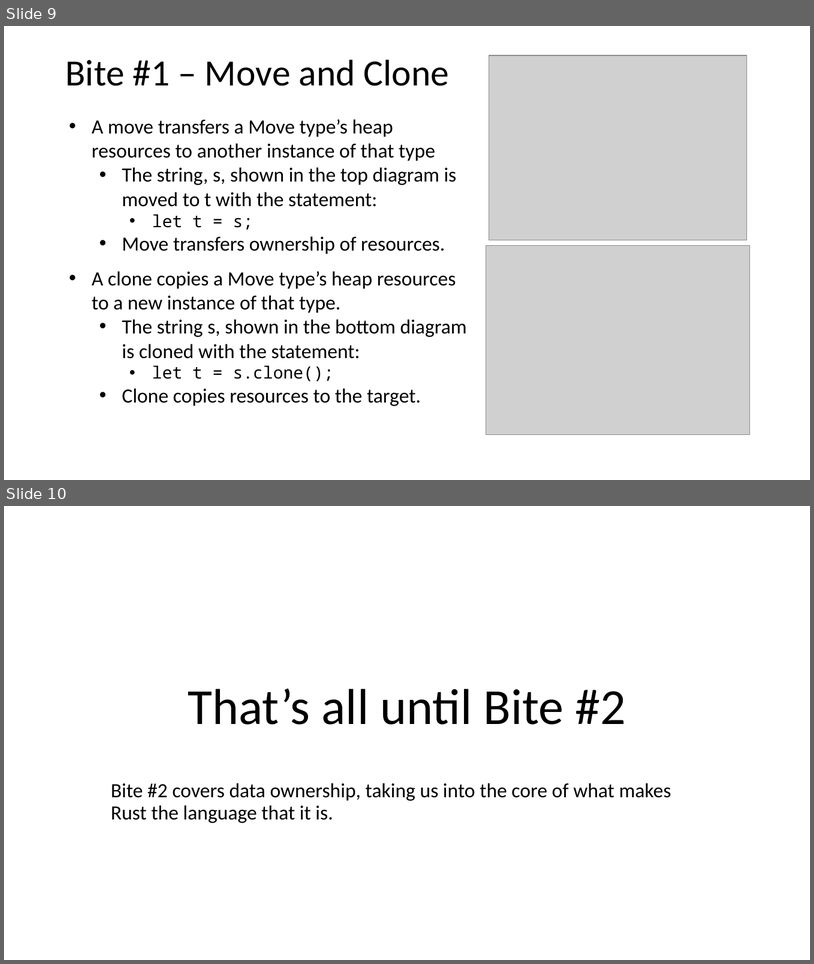
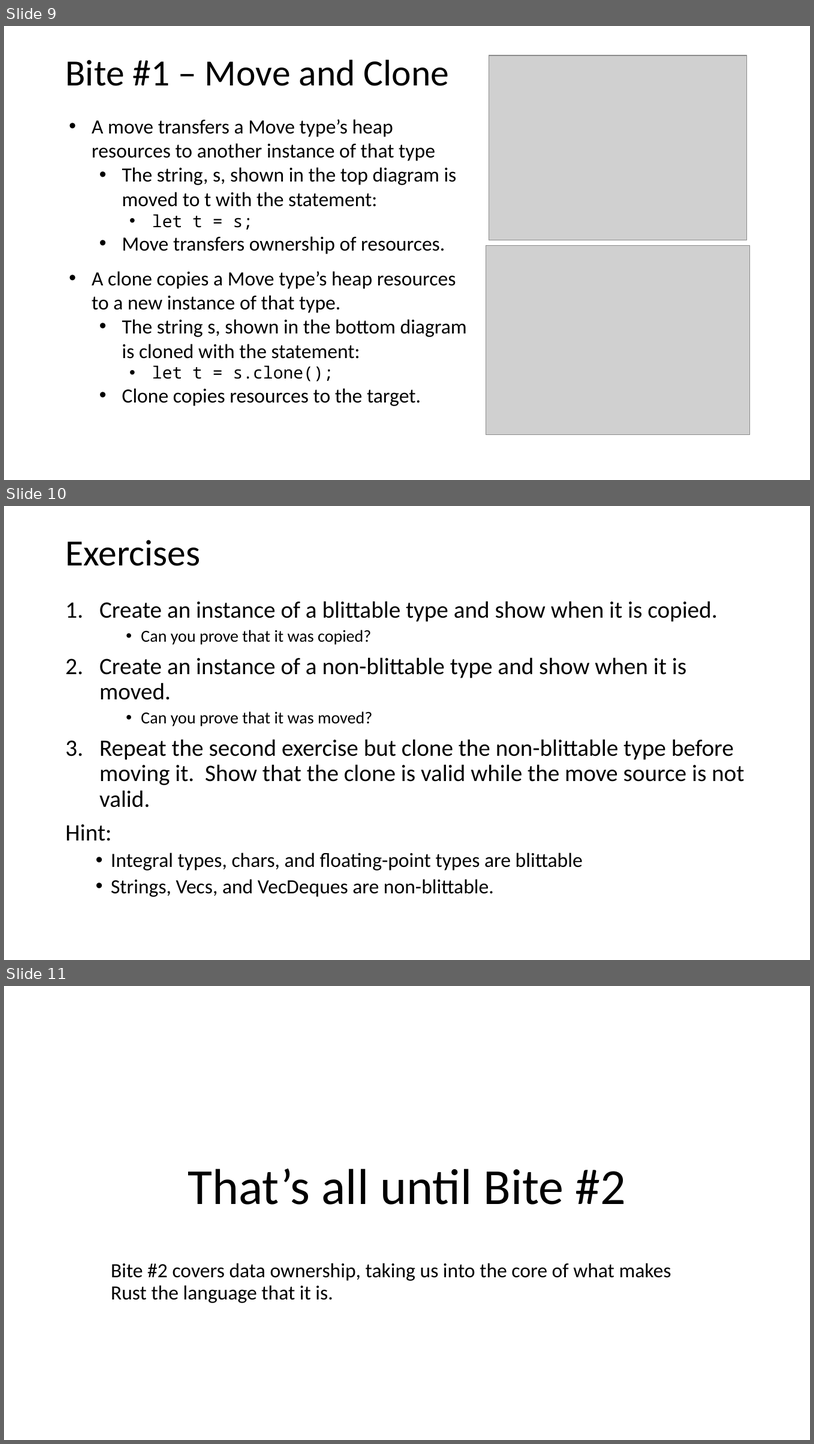
Before and after one commit to JimFawcett/JimFawcett.github.io, a slide deck: Resources/ConsumingRust.pptx. Shown one above the other, each under a label of ours: slides 9 and 10 before the commit, slides 9, 10 and 11 after it. The pictures are 814x964 and 814x1444 pixels, drawn with LibreOffice and Linux fonts; fonts in the diff are those of the drawing; grey boxes stand for pictures. Boxes give left, top, right and bottom in pixels: in the first picture for what was removed or moved away, otherwise in the second. Text is boxed around its words. In the diff, an @@ line names an element or a change of style, - is before the commit and + after.

Commit message:
added exercises

```diff
--- a/Resources/ConsumingRust.pptx
+++ b/Resources/ConsumingRust.pptx
@@ slide 10 added at box(4, 506, 810, 960), background #FFFFFF @@
@@ title added at box(65, 540, 200, 566), 44 pt, text #000000 @@
+Exercises
@@ text added at box(65, 601, 744, 897), 28 pt, text #000000 @@
+1. Create an instance of a blittable type and show when it is copied.
+    • Can you prove that it was copied?
+2. Create an instance of a non-blittable type and show when it is moved.
+    • Can you prove that it was moved?
+3. Repeat the second exercise but clone the non-blittable type before moving it. Show that the clone is valid while the move source is not valid.
+Hint:
+  • Integral types, chars, and floating-point types are blittable
+  • Strings, Vecs, and VecDeques are non-blittable.
@@ what was slide 10 is now slide 11 @@
```
Also in this commit, not shown: 1 other file.
